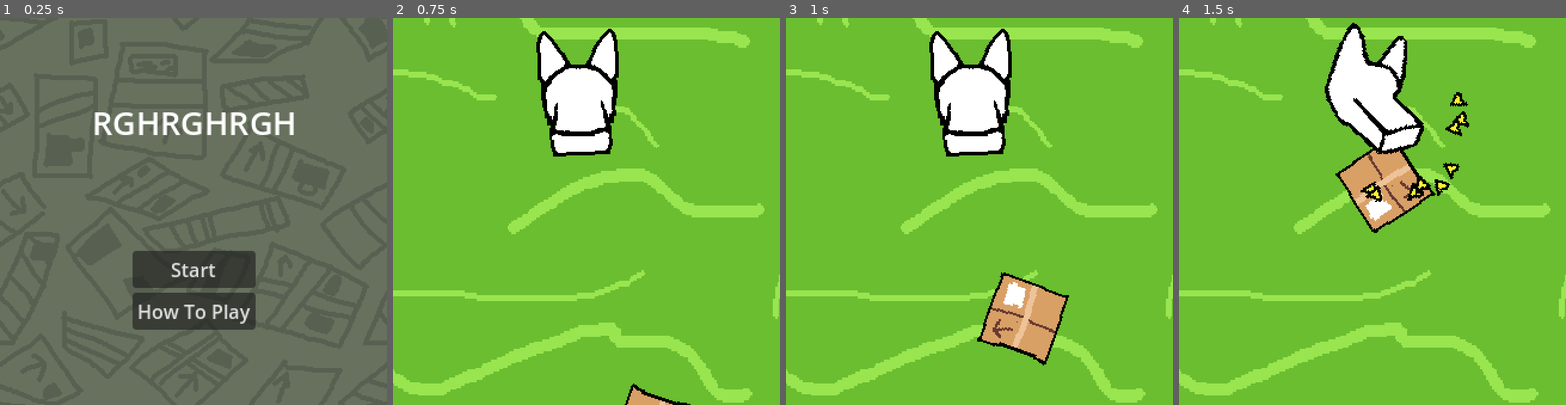
Above: before the commit, frames 1-4 (left to right).
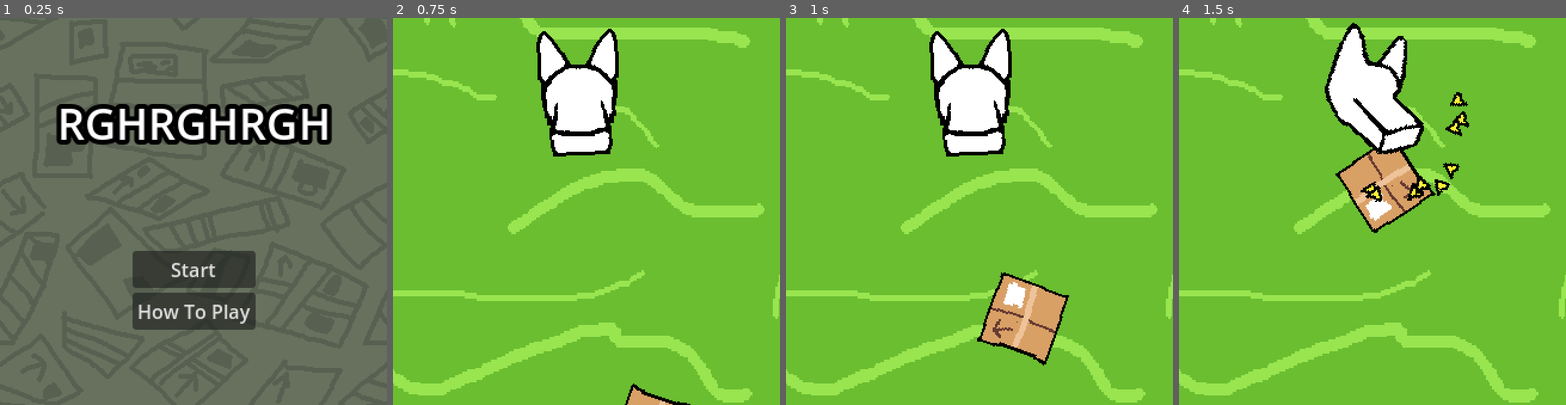
Above: after the commit, the same moments.

Repository: kennethbchen/RGHRGHRGH-Game
Game: Godot game, scene res://scenes/title.tscn
Same seed, same stepped clock (60 frames per second), same inputs: the game is played once before the commit and once after it.
Inputs (mouse positions are in pixels of both pictures, inside the frame that each line leads up to):
- Up to frame 1 (0.25 s): no input
- Up to frame 2 (0.75 s): click "Start" at 0.5 s
- Up to frame 3 (1 s): no input
- Up to frame 4 (1.5 s): move the mouse to (1457, 192) at 1.27 s; press the mouse at (1457, 192) at 1.28 s

The runs differ from the first frame. In frame 1, 6.6% of the frame differs, in the area x 14-86%, y 22-33%; in frame 2, nothing differs; in frame 3, nothing differs; in frame 4, nothing differs.

Commit message:
Made title bigger and outlined

Diff:
--- a/scenes/title.tscn
+++ b/scenes/title.tscn
@@ -24,7 +24,9 @@
 target_nodes = Array[NodePath]([NodePath("../InstructionCanvas")])
 
 [sub_resource type="LabelSettings" id="LabelSettings_h103t"]
-font_size = 27
+font_size = 36
+outline_size = 16
+outline_color = Color(0, 0, 0, 1)
 
 [sub_resource type="StyleBoxFlat" id="StyleBoxFlat_s4trk"]
 bg_color = Color(0.288518, 0.288518, 0.288518, 1)
@@ -85,6 +87,7 @@
 offset_bottom = -56.0
 grow_horizontal = 2
 grow_vertical = 2
+theme_type_variation = &"HeaderMedium"
 text = "RGHRGHRGH"
 label_settings = SubResource("LabelSettings_h103t")
 
